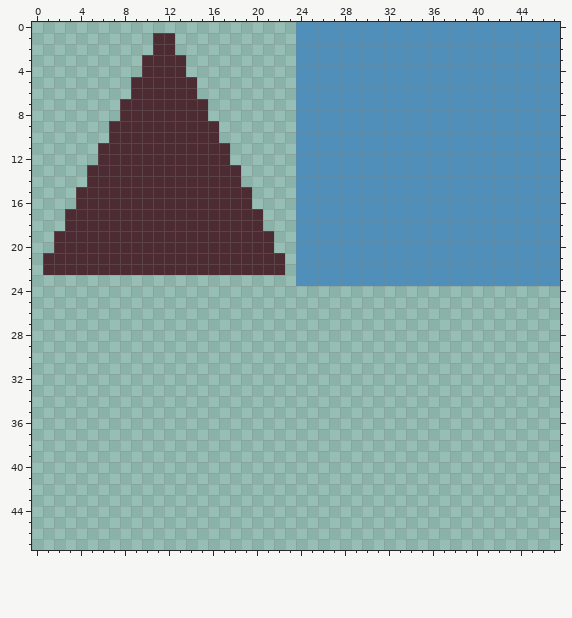
Edited in one commit: pixel-art file (sprites/map/map_features.aseprite). Above is the file before it was changed.
48x48 pixels, 1 frame.
After the commit:
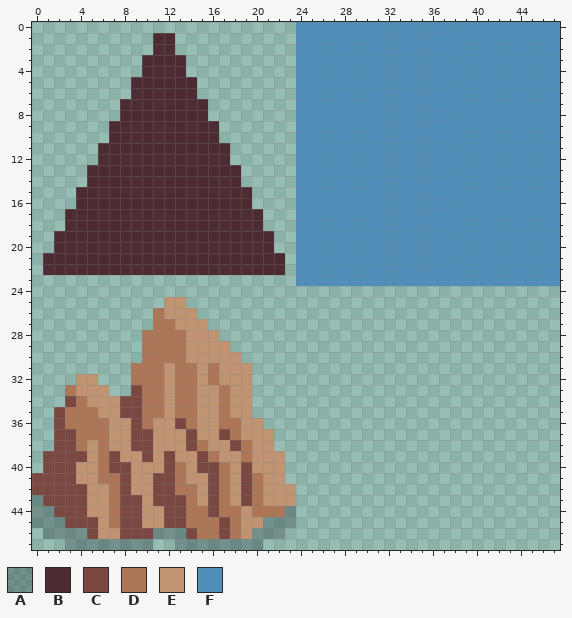
Palette (. is transparent): A #090a1440  B #4d2b32  C #7a4841  D #ad7757  E #c09473  F #4f8fba
The exact change:
layer "shadow" opacity 25% added
Layers "Layer 1", "shadow":
The edit adds colour A in row 43 at x 0; in row 44 at x 0 to 1 and 23; in row 45 at x 0 to 2 and 21 to 23; in row 46 at x 1 to 4, 11 to 13 and 20 to 22; in row 47 at x 3 to 10 and 13 to 20.
The edit adds colour C in row 33 at x 9; in row 34 at x 3 and 8 to 9; in row 35 at x 2 and 8 to 9; in row 36 at x 2, 9 and 13; in row 37 at x 2 to 3, 9 to 10, 14 and 17; in row 38 at x 2 to 3, 9 to 10, 14 and 18.
The edit adds colour C in row 39 at x 1 to 4, 7, 10, 12 and 15; in row 40 at x 1 to 3, 7 to 8, 12, 15 to 16 and 19; in row 41 at x 0 to 3, 8, 11 to 12, 16 and 19; in row 42 at x 0 to 4, 8, 11 to 12, 16 and 19; in row 43 at x 1 to 4, 8 to 9, 11 to 13, 16 and 19; in row 44 at x 2 to 4, 8 to 9, 12 to 13 and 16.
The edit adds colour C in row 45 at x 3 to 5, 8 to 9, 12 to 13 and 17; in row 46 at x 5, 8 to 10, 14 and 17.
The edit adds colour D in row 26 at x 11; in row 27 at x 11 to 12; in rows 28 to 30 at x 10 to 13; in rows 31 to 32 at x 9 to 11, 13 to 14 and 16; in row 33 at x 3, 10 to 11, 13 to 14 and 17; in row 34 at x 4, 10 to 11, 13 to 14 and 17.
The edit adds colour D in row 35 at x 3 to 5, 10 to 11, 13 to 14 and 17; in row 36 at x 3 to 6, 10, 14 and 17 to 18; in row 37 at x 4 to 6 and 18; in row 38 at x 4, 6, 15 and 19; in row 39 at x 6, 16 and 19; in row 40 at x 6, 13 and 17.
The edit adds colour D in row 41 at x 6 to 7, 13, 17 and 20; in row 42 at x 7, 13 to 14, 17 and 20; in row 43 at x 7, 14, 17 and 20; in row 44 at x 7, 14 to 15, 17 to 18 and 20 to 22; in row 45 at x 7, 14 to 16 and 18; in row 46 at x 15 to 16 and 18.
The edit adds colour E in row 25 at x 12 to 13; in row 26 at x 12 to 14; in row 27 at x 13 to 15; in row 28 at x 14 to 16; in row 29 at x 14 to 17; in row 30 at x 14 to 18.
The edit adds colour E in row 31 at x 12, 15 and 17 to 19; in row 32 at x 4 to 5, 12, 15 and 17 to 19; in row 33 at x 4 to 6, 12, 15 to 16 and 18 to 19; in row 34 at x 5 to 7, 12, 15 to 16 and 18 to 19; in row 35 at x 6 to 7, 12, 15 to 16 and 18 to 19; in row 36 at x 7 to 8, 11 to 12, 15 to 16 and 19 to 20.
The edit adds colour E in row 37 at x 7 to 8, 11 to 13, 15 to 16 and 19 to 21; in row 38 at x 5, 7 to 8, 11 to 13, 16 to 17 and 20 to 21; in row 39 at x 5, 8 to 9, 11, 13 to 14, 17 to 18 and 20 to 22; in row 40 at x 4 to 5, 9 to 11, 14, 18 and 20 to 22; in row 41 at x 4 to 5, 9 to 10, 14 to 15, 18 and 21 to 22; in row 42 at x 5 to 6, 9 to 10, 15, 18 and 21 to 23.
The edit adds colour E in row 43 at x 5 to 6, 10, 15, 18 and 21 to 23; in row 44 at x 5 to 6, 10 to 11 and 19; in row 45 at x 6, 10 to 11 and 19 to 20; in row 46 at x 6 to 7 and 19.
